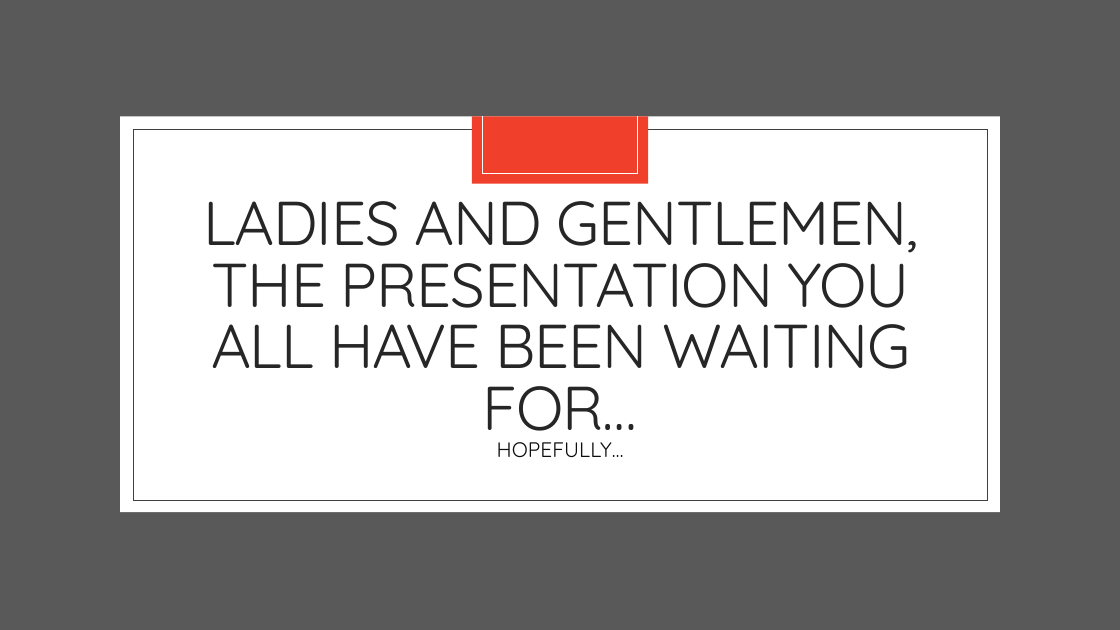
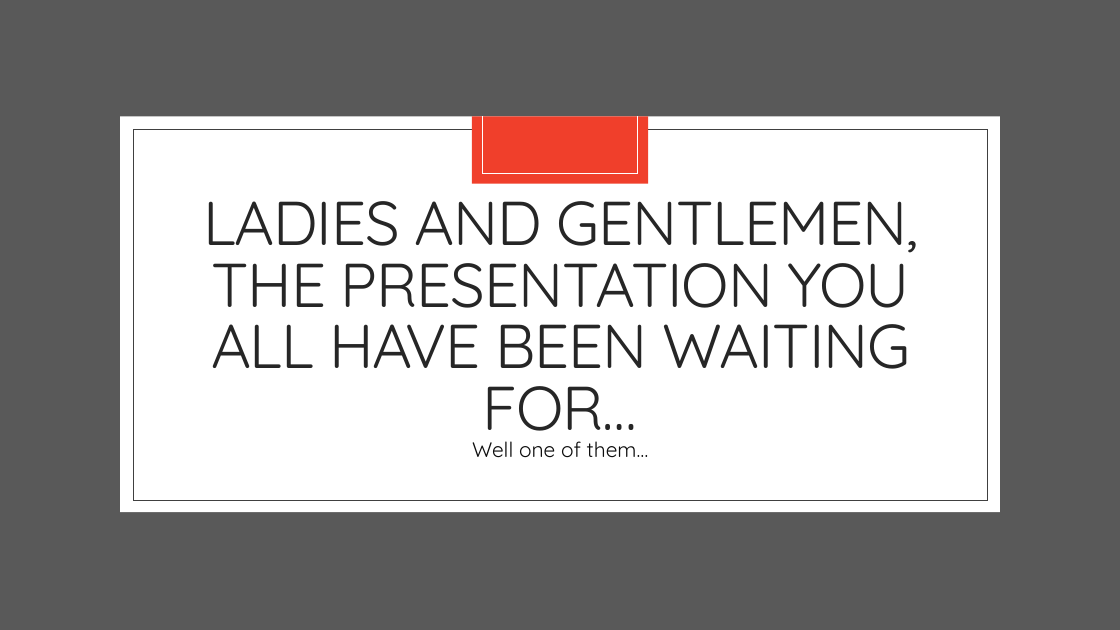
Before and after one commit to JeniLam/Spotify-Dashboard, a slide deck: slide 2 of gOGOGAGA.pptx. Drawn at 1120x630 pixels with LibreOffice and Linux fonts; fonts in the diff are those of the drawing. Boxes give left, top, right and bottom in pixels: in the first picture for what was removed or moved away, otherwise in the second. Text is boxed around its words. In the diff, an @@ line names an element or a change of style, - is before the commit and + after.

```diff
--- a/gOGOGAGA.pptx
+++ b/gOGOGAGA.pptx
@@ text at [472,441,649,458]: text changed @@
-HOPEFULLY…
+Well one of them…
```
Also in this commit, not shown: 6 other slides changed, 3 slides added, 1 slide removed, 1 other file.
